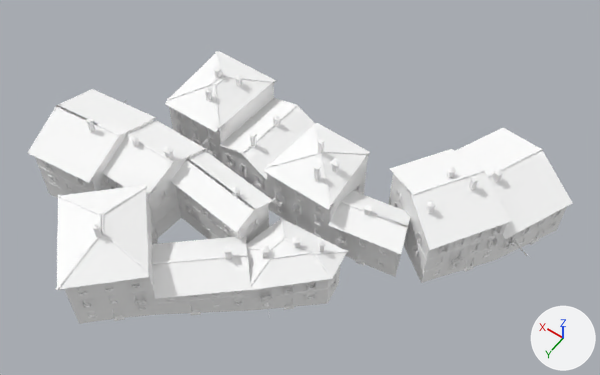
Two versions of the glTF model games/yorimichi/assets/belmonte/meshes/SM_BM_BT_blk_15.glb, one commit apart.
Camera for both pictures: a 50 mm lens placed at (-45.5, 60.4, 107.2), pointed at (-1.1, -1.8, 9.5). The lights are fixed; the arrows at lower right show +X, +Y and +Z. The older version comes first. Vertices at exactly the same position are counted once.

The older version as bpy lines, for what is in view:
```python
me_sm_bt_blk_15 = bpy.data.meshes.new('SM_BT_blk_15')
me_sm_bt_blk_15.from_pydata(...)  # 33495 vertices, 38289 faces; spans x -35.1..34.8, y -32.7..33.4, z -2.7..19.8
me_sm_bt_blk_15.materials.append(mat_bm_000_m_stone_014)
me_sm_bt_blk_15.materials.append(mat_bm_001_m_ashlar_014)
me_sm_bt_blk_15.materials.append(mat_bm_002_m_plaster_011)
me_sm_bt_blk_15.materials.append(mat_bm_003_m_roof_011)
me_sm_bt_blk_15.materials.append(mat_bm_004_m_wood_011)
me_sm_bt_blk_15.materials.append(mat_bm_005_m_rubble_006)
me_sm_bt_blk_15.materials.append(mat_bm_006_m_iron_006)
me_sm_bt_blk_15.materials.append(mat_bm_007_m_vcol_006)
me_sm_bt_blk_15.materials.append(mat_bm_008_m_glass_dark_007)
me_sm_bt_blk_15.materials.append(mat_bm_009_m_window_lit_005)
ob_sm_bm_bt_blk_15 = bpy.data.objects.new('SM_BM_BT_blk_15', me_sm_bt_blk_15)
ob_sm_bm_bt_blk_15.location = (0.0, 0.0, 0.0)
```
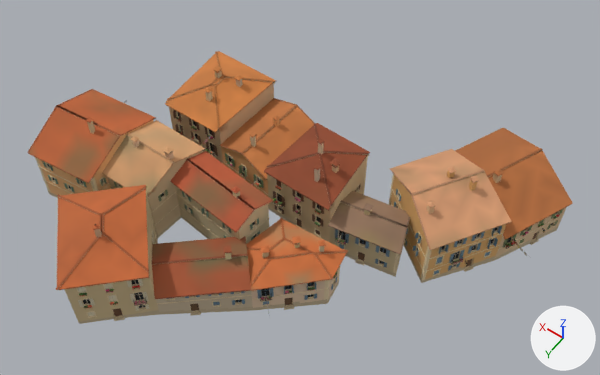
What changed in the scene script:
```text
Change me_sm_bt_blk_15:
    where me_sm_bt_blk_15.from_pydata(...)  # 33495 vertices, 38289 faces; spans x -35.1..34.8, y -32.7..33.4, z -2.7..19.8
    used by ob_sm_bm_bt_blk_15; location = (0.0, 0.0, 0.0)
    me_sm_bt_blk_15 part 1: 38289 faces centred in x -34.8..34.7, y -32.6..33.4, z -2.6..19.8 are repainted in the vertex colours; the middle colour goes from white #ffffff to beige #ccaf8b
```

Where the change shows, as pixel boxes [x1, y1, x2, y2] in the pictures (600 x 375 px):
part 1 of me_sm_bt_blk_15, recoloured (darker): [27, 51, 573, 324] in both
